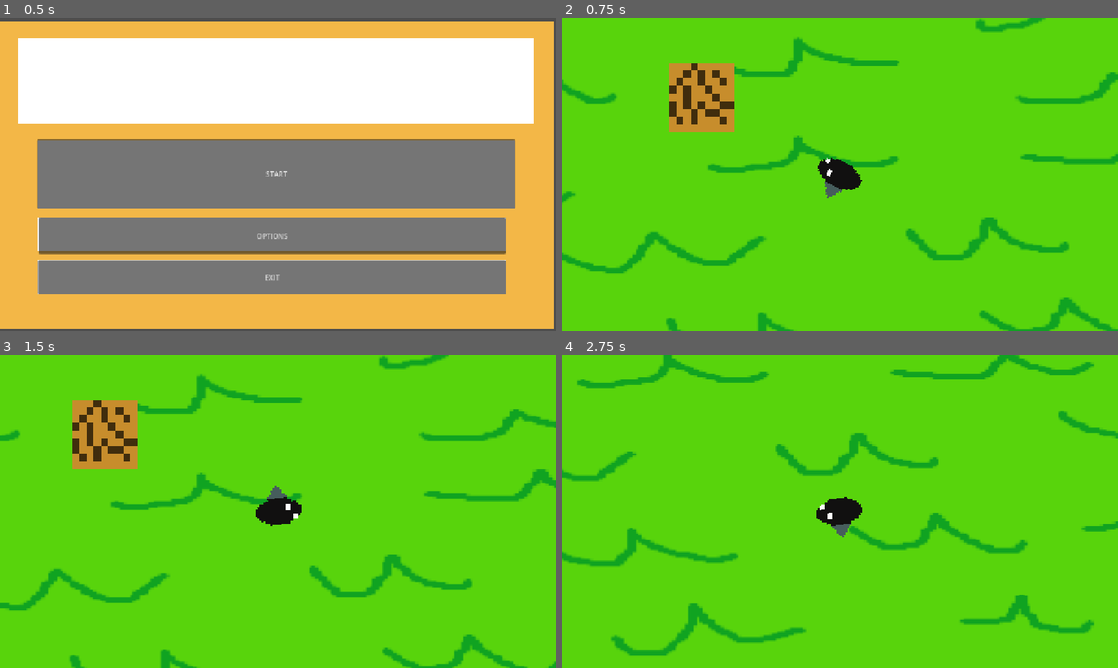
Above: before the commit, frames 1-4 (two rows, left to right).
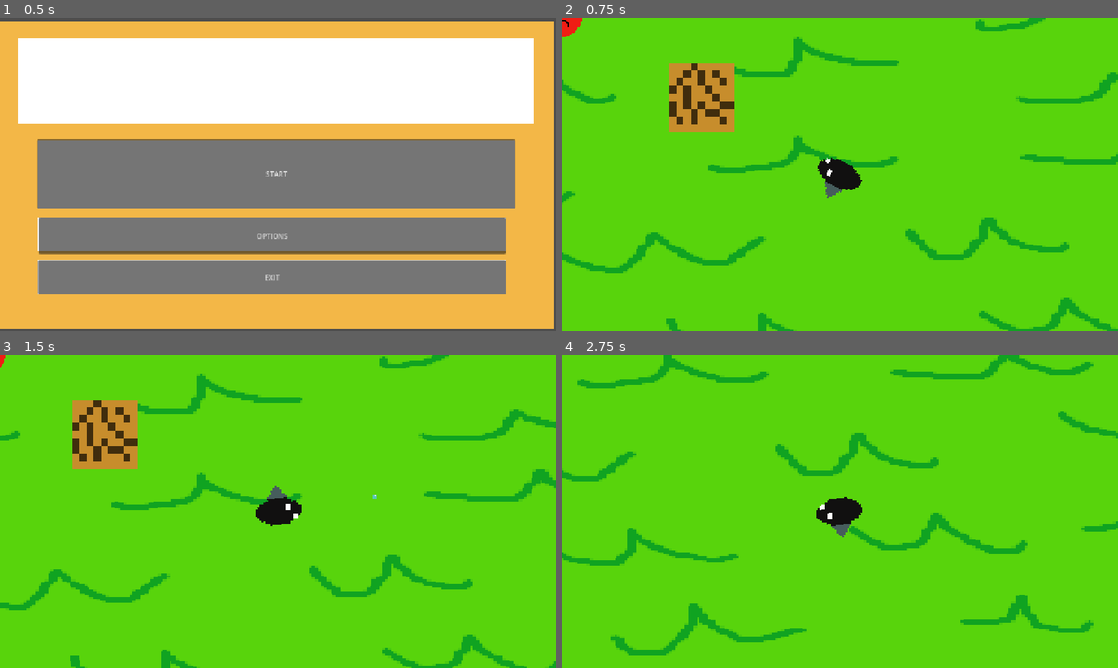
Above: after the commit, the same moments.

Repository: rohan-pandurangi/bounce-back-game
Game: Godot game, scene res://scenes/title_screen.tscn
The game is run twice, just before and just after one commit, with the same random seed, the same clock (stepped at 60 frames per second) and the same inputs.
Inputs (mouse positions are in pixels of both pictures, inside the frame that each line leads up to):
- Up to frame 1 (0.5 s): no input
- Up to frame 2 (0.75 s): click "START" at 0.5 s
- Up to frame 3 (1.5 s): tap Enter at 1.25 s; move the mouse to (400, 495) at 1.27 s; hold D (move_right) from 1.28 s (still down); click (400, 495) at 1.35 s
- Up to frame 4 (2.75 s): move the mouse to (728, 527) at 2.02 s; release D (move_right) at 2.03 s; hold S (move_down) from 2.03 s (still down); click (728, 527) at 2.1 s

Frame 1 is identical in both runs. In frame 2, 0.9% of the frame differs, in the area x 0-100%, y 0-100%; in frame 3, 0.7%; in frame 4, 0.9%, in the area x 0-100%, y 0-96%.

Commit message:
collisions &  shooting
added wall collisions and shooting. balls  now bounce off of the outer walls and inner  walls
(also enemies, fix tbd)

Diff:
--- a/project.godot
+++ b/project.godot
@@ -56,6 +56,14 @@
 ]
 }
 
+[layer_names]
+
+2d_physics/layer_1="environment"
+2d_physics/layer_2="player"
+2d_physics/layer_3="players hitbox"
+2d_physics/layer_4="enemy"
+2d_physics/layer_5="enemys_player_detector"
+
 [physics]
 
 3d/physics_engine="Jolt Physics"
--- /dev/null
+++ b/scenes/ball.tscn
@@ -0,0 +1,19 @@
+[gd_scene format=3 uid="uid://mwrqtsgo1oh4"]
+
+[ext_resource type="Texture2D" uid="uid://ciktu13ll6af7" path="res://assets/textures/ball.png" id="1_7s4qf"]
+[ext_resource type="Script" uid="uid://d2nwttclscudh" path="res://scripts/ball.gd" id="1_cxlvu"]
+
+[sub_resource type="CircleShape2D" id="CircleShape2D_cxlvu"]
+radius = 6.0
+
+[node name="ball" type="CharacterBody2D" unique_id=1881543584]
+collision_mask = 9
+script = ExtResource("1_cxlvu")
+
+[node name="Sprite2D" type="Sprite2D" parent="." unique_id=1306204324]
+texture_filter = 1
+position = Vector2(7, 6)
+texture = ExtResource("1_7s4qf")
+
+[node name="CollisionShape2D" type="CollisionShape2D" parent="." unique_id=449864164]
+shape = SubResource("CircleShape2D_cxlvu")
--- a/scenes/box.tscn
+++ b/scenes/box.tscn
@@ -6,6 +6,7 @@
 size = Vector2(138, 144)
 
 [node name="box" type="StaticBody2D" unique_id=37761909]
+collision_mask = 10
 
 [node name="Sprite2D" type="Sprite2D" parent="." unique_id=1095672572]
 texture_filter = 1
--- /dev/null
+++ b/scenes/enemy.tscn
@@ -0,0 +1,35 @@
+[gd_scene format=3 uid="uid://clcgtc0ubfbst"]
+
+[ext_resource type="Texture2D" uid="uid://ekeogjgn7mh4" path="res://assets/textures/Enemy.png" id="1_7p1mj"]
+[ext_resource type="Script" uid="uid://c41su6v0y3uav" path="res://scripts/enemy.gd" id="1_md0e3"]
+
+[sub_resource type="CapsuleShape2D" id="CapsuleShape2D_ol23p"]
+radius = 49.0
+height = 98.0
+
+[sub_resource type="CircleShape2D" id="CircleShape2D_ol23p"]
+radius = 583.00085
+
+[node name="enemy" type="CharacterBody2D" unique_id=1130908651]
+collision_layer = 8
+collision_mask = 9
+script = ExtResource("1_md0e3")
+
+[node name="Sprite2D" type="Sprite2D" parent="." unique_id=1124360486]
+texture_filter = 1
+position = Vector2(2, 11)
+scale = Vector2(3, 3)
+texture = ExtResource("1_7p1mj")
+
+[node name="CollisionShape2D" type="CollisionShape2D" parent="." unique_id=1354416607]
+shape = SubResource("CapsuleShape2D_ol23p")
+
+[node name="playerDetector" type="Area2D" parent="." unique_id=1415727189]
+collision_layer = 16
+collision_mask = 2
+
+[node name="CollisionShape2D" type="CollisionShape2D" parent="playerDetector" unique_id=1568299787]
+shape = SubResource("CircleShape2D_ol23p")
+
+[connection signal="body_entered" from="playerDetector" to="." method="_on_player_detector_body_entered"]
+[connection signal="body_exited" from="playerDetector" to="." method="_on_player_detector_body_exited"]
--- a/scenes/player.tscn
+++ b/scenes/player.tscn
@@ -7,7 +7,13 @@
 radius = 24.0
 height = 86.0
 
+[sub_resource type="CapsuleShape2D" id="CapsuleShape2D_l4ccd"]
+radius = 18.0
+height = 76.0
+
 [node name="player" type="CharacterBody2D" unique_id=1985773387]
+collision_layer = 2
+collision_mask = 17
 script = ExtResource("1_g2els")
 
 [node name="body" type="Sprite2D" parent="." unique_id=2008574325]
@@ -22,3 +28,18 @@
 shape = SubResource("CapsuleShape2D_ol23p")
 
 [node name="Camera2D" type="Camera2D" parent="." unique_id=1243683393]
+
+[node name="hitbox" type="Area2D" parent="." unique_id=919747820]
+collision_layer = 4
+collision_mask = 8
+
+[node name="CollisionShape2D" type="CollisionShape2D" parent="hitbox" unique_id=808634907]
+rotation = 1.5707964
+shape = SubResource("CapsuleShape2D_l4ccd")
+
+[node name="cameraRemoteTransform" type="RemoteTransform2D" parent="." unique_id=385448781]
+
+[node name="firepos" type="Node2D" parent="." unique_id=2032278414]
+position = Vector2(38, 0)
+
+[connection signal="body_entered" from="hitbox" to="." method="_on_hitbox_body_entered"]
--- a/scenes/world.tscn
+++ b/scenes/world.tscn
@@ -1,12 +1,28 @@
 [gd_scene format=3 uid="uid://bnyg8mnxfajv6"]
 
 [ext_resource type="Texture2D" uid="uid://bkvyjjigvdjmx" path="res://assets/textures/background1.png" id="1_4wyf3"]
+[ext_resource type="Script" uid="uid://ceydk6sd8s0p6" path="res://scripts/world.gd" id="1_71j4m"]
 [ext_resource type="PackedScene" uid="uid://dulqh1yimywfm" path="res://scenes/box.tscn" id="1_nnsk1"]
 [ext_resource type="PackedScene" uid="uid://08vsefbp3lpi" path="res://scenes/player.tscn" id="2_rwgxs"]
+[ext_resource type="PackedScene" uid="uid://clcgtc0ubfbst" path="res://scenes/enemy.tscn" id="4_k0juu"]
 
 [sub_resource type="QuadMesh" id="QuadMesh_ol23p"]
 
+[sub_resource type="RectangleShape2D" id="RectangleShape2D_l4ccd"]
+size = Vector2(3902, 34)
+
+[sub_resource type="RectangleShape2D" id="RectangleShape2D_ryi07"]
+size = Vector2(58, 2266)
+
+[sub_resource type="RectangleShape2D" id="RectangleShape2D_ukkxh"]
+size = Vector2(3898.125, 19.75)
+
+[sub_resource type="RectangleShape2D" id="RectangleShape2D_ntl8j"]
+size = Vector2(16, 2244)
+
 [node name="World" type="Node2D" unique_id=2075787131]
+texture_filter = 1
+script = ExtResource("1_71j4m")
 
 [node name="y" type="MeshInstance2D" parent="." unique_id=1063150116]
 modulate = Color(0.4862745, 0.92156863, 0.43529412, 1)
@@ -16,8 +32,30 @@
 texture = ExtResource("1_4wyf3")
 metadata/_edit_lock_ = true
 
+[node name="player" parent="." unique_id=1985773387 instance=ExtResource("2_rwgxs")]
+position = Vector2(641, 363)
+
 [node name="box" parent="." unique_id=37761909 instance=ExtResource("1_nnsk1")]
 position = Vector2(323, 185)
 
-[node name="player" parent="box" unique_id=1985773387 instance=ExtResource("2_rwgxs")]
-position = Vector2(318, 178)
+[node name="enemy" parent="." unique_id=1130908651 instance=ExtResource("4_k0juu")]
+
+[node name="mainCamera" type="Camera2D" parent="." unique_id=655223851]
+
+[node name="WorldBoundary" type="StaticBody2D" parent="." unique_id=232100166]
+
+[node name="topwall" type="CollisionShape2D" parent="WorldBoundary" unique_id=2124713304]
+position = Vector2(640, -780)
+shape = SubResource("RectangleShape2D_l4ccd")
+
+[node name="leftwall" type="CollisionShape2D" parent="WorldBoundary" unique_id=1967398040]
+position = Vector2(-1319, 370)
+shape = SubResource("RectangleShape2D_ryi07")
+
+[node name="rightwall" type="CollisionShape2D" parent="WorldBoundary" unique_id=1759386051]
+position = Vector2(648.9375, 1488.125)
+shape = SubResource("RectangleShape2D_ukkxh")
+
+[node name="bottomwall" type="CollisionShape2D" parent="WorldBoundary" unique_id=1001985075]
+position = Vector2(2584, 357)
+shape = SubResource("RectangleShape2D_ntl8j")
--- /dev/null
+++ b/scripts/ball.gd
@@ -0,0 +1,36 @@
+extends CharacterBody2D
+
+var pos: Vector2
+var rota: float
+var dir: float
+
+var speed: float = 2000.0
+var collision_count: int = 0
+
+const MAX_COLLISIONS: int = 3
+
+func _ready() -> void:
+	global_position = pos
+	global_rotation = rota
+
+	velocity = Vector2(speed, 0).rotated(dir)
+
+
+func _physics_process(delta: float) -> void:
+	var collision = move_and_collide(velocity * delta)
+
+	if collision:
+		var body = collision.get_collider()
+
+		if body is enemy:
+			body.queue_free()
+			queue_free()
+			return
+
+		collision_count += 1
+
+		if collision_count >= MAX_COLLISIONS:
+			queue_free()
+			return
+
+		velocity = velocity.bounce(collision.get_normal())
--- /dev/null
+++ b/scripts/enemy.gd
@@ -0,0 +1,37 @@
+extends CharacterBody2D
+class_name enemy
+
+var Player: player = null
+
+var speed: float =  100.0
+var direction := Vector2.ZERO
+
+func _process(delta: float) -> void:
+	if Player != null:
+				look_at(Player.global_position)
+
+func _physics_process(delta: float) -> void:
+	if Player != null:
+		var enemy_to_player = Player.global_position - global_position
+
+		if enemy_to_player.length() > 20:
+			direction = enemy_to_player.normalized()
+		else:
+			direction = Vector2.ZERO
+	else:
+		direction = Vector2.ZERO
+
+	velocity = direction * speed
+	move_and_slide()
+
+func _on_player_detector_body_entered(body: Node2D) -> void:
+	if body is  player:
+		if Player  == null:
+			Player  =  body
+			print(name +  "found player") # Replace with function body.
+
+func _on_player_detector_body_exited(body: Node2D) -> void:
+	if body is  player:
+		if Player  != null:
+			Player  =  null
+			print(name +  "lost player")  # Replace with function body.
--- a/scripts/player.gd
+++ b/scripts/player.gd
@@ -1,14 +1,27 @@
 extends CharacterBody2D
 
+class_name player
+signal died
+
+@onready var camera_remote_transform =  $cameraRemoteTransform
 
 var speed = 400.0
-
+@export var background_size = Vector2(3901.5, 2270.5)
+@export var background_position = Vector2(641, 363)
+var  bullet_path=preload("res://scenes/ball.tscn")
 
 func _process(_delta: float) -> void:
 	# look at mouse
 	look_at(get_global_mouse_position())
 
+	if Input.is_action_just_pressed("shoot"):
+		fire()
+
+	if Input.is_action_just_pressed("quit"):
+		get_tree().quit()
+
 func _physics_process(_delta: float) -> void:
+
 	var move_dir = Vector2(Input.get_axis("move_left", "move_right"),
 		Input.get_axis("move_up", "move_down"))
 
@@ -18,5 +31,32 @@
 		velocity.x = move_toward(velocity.x, 0, speed)
 		velocity.y = move_toward(velocity.y, 0, speed)
 
+	move_and_slide()
 
-	move_and_slide()
+	# Keep player inside background
+	var half_size = background_size / 2
+
+	global_position.x = clamp(
+		global_position.x,
+		background_position.x - half_size.x,
+		background_position.x + half_size.x
+	)
+
+	global_position.y = clamp(
+		global_position.y,
+		background_position.y - half_size.y,
+		background_position.y + half_size.y
+	)
+func _on_hitbox_body_entered(body: Node2D) -> void:
+	if body is enemy:
+		print("touched  the  player")
+		died.emit()
+		queue_free()
+	 # Replace with function body.
+
+func fire():
+	var bullet=bullet_path.instantiate()
+	bullet.dir=rotation
+	bullet.pos=$firepos.global_position
+	bullet.rota=global_rotation
+	get_parent().add_child(bullet)
--- /dev/null
+++ b/scripts/world.gd
@@ -0,0 +1,13 @@
+extends Node2D
+
+@onready var player =  $player
+@onready var main_camera =  $mainCamera
+
+func  _ready() -> void:
+	player.died.connect(_on_player_died)
+	player.camera_remote_transform.remote_path =  main_camera.get_path()
+
+func  _on_player_died():
+	print("game over")
+
+	get_tree().create_timer(3).timeout.connect(get_tree().reload_current_scene)
Not shown, added: scripts/ball.gd.uid
Not shown, added: scripts/enemy.gd.uid
Not shown, added: scripts/world.gd.uid
